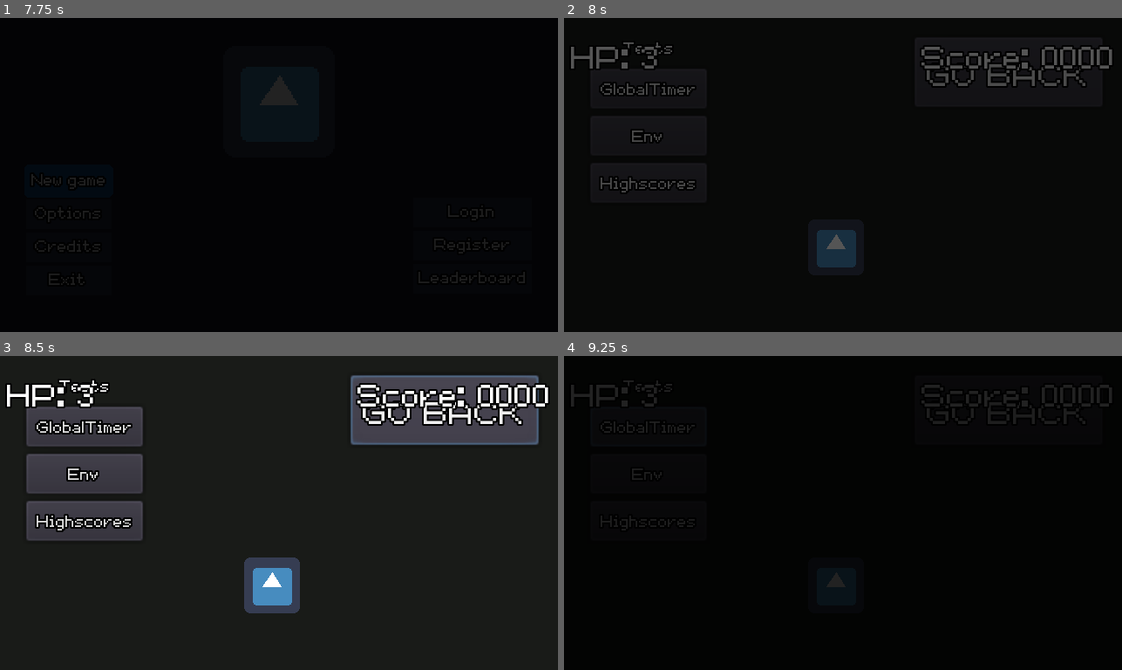
Above: before the commit, frames 1-4 (two rows, left to right).
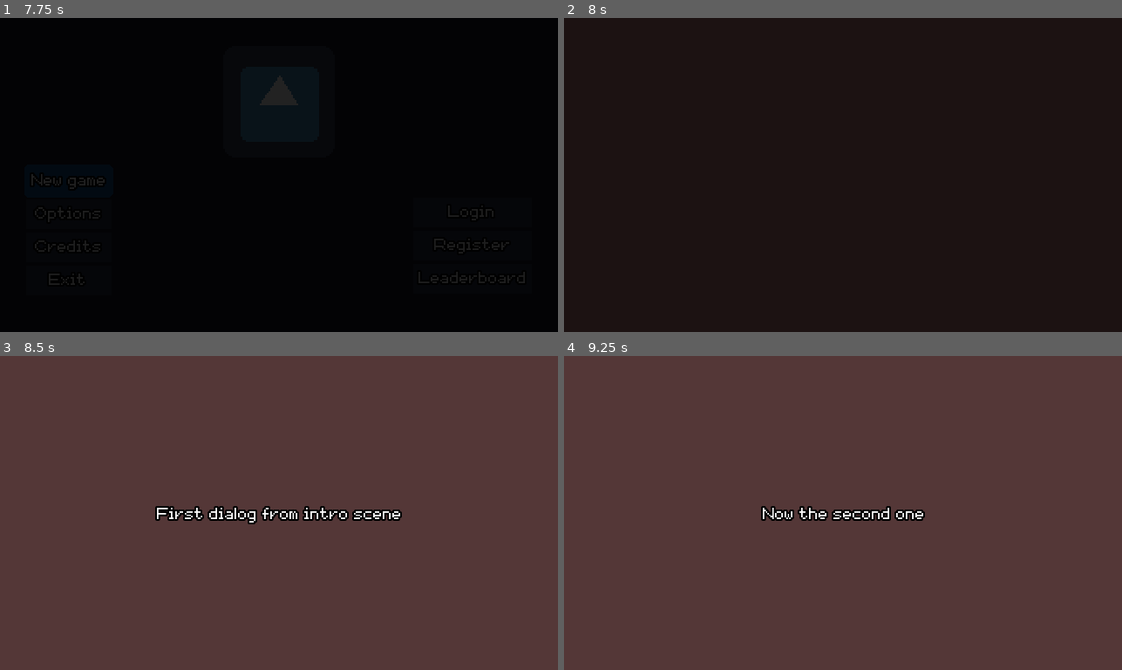
Above: after the commit, the same moments.

Repository: agustinoli/GodotWildJam49
Game: Godot game, scene res://LaunchScene/LaunchScene.tscn
The game is run twice, just before and just after one commit, with the same random seed, the same clock (stepped at 60 frames per second) and the same inputs. The engine's default icon, where the game draws it, is replaced by a stand-in: a white triangle on a blue panel in a dark square. Sound files missing from this copy of the repository are replaced by a short silence.
Inputs (mouse positions are in pixels of both pictures, inside the frame that each line leads up to):
- Up to frame 1 (7.75 s): tap Enter at 0.5, 2 s; move the mouse to (401, 159) at 0.52 s; hold D (Right) 0.53-1.28 s; tap Space (Jump) at 0.77, 1.25, 1.52, 3.02 s; move the mouse to (167, 190) at 1.27 s; hold S (Down) 1.28-2.03 s; move the mouse to (334, 105) at 2.02 s; hold D (Right) 2.03-2.78 s; move the mouse to (251, 237) at 2.77 s; hold W (Up) 2.78-3.5 s; click "Login" at 3.5 s; click (323, 99) at 4.27 s; type "Alex" at 4.35 s; click (323, 162) at 4.5 s; type "12" at 4.58 s; click "Submit" at 5 s; click "Back" at 5.75 s; click "New game" at 6.5 s; click "New game" at 7.25 s
- Up to frame 2 (8 s): no input
- Up to frame 3 (8.5 s): click (446, 409) at 8 s, where only the run before the commit has a clickable "GO BACK"
- Up to frame 4 (9.25 s): click (647, 428) at 8.75 s, where only the run before the commit has a clickable "GlobalTimer"

Frame 1 is identical in both runs. In frame 2, 5.9% of the frame differs, in the area x 0-99%, y 7-80%; in frame 3, 94%; in frame 4, 99%, in the area x 0-100%, y 0-100%.

Commit message:
Intro&Level initial configuration

Diff:
--- /dev/null
+++ b/Intro/Intro.gd
@@ -0,0 +1,27 @@
+extends Node
+
+export (String, FILE, "*.tscn") var next_scene: String
+
+onready var index = 0
+var timer
+
+
+func _ready():
+	timer = GlobalTimer.add_timeout(self, "next_msg", 10, true, false)
+
+
+func _input(event):
+	if event.is_pressed():
+		next_msg()
+
+
+func next_msg():
+	index += 1
+	var trans_key = str("INTRO-", index)
+	var trans_val = tr(trans_key)
+
+	if trans_key == trans_val:
+		GlobalTimer.delete_timeout(timer)
+		Game.emit_signal("ChangeScene",next_scene)
+	else:
+		$Message.text = trans_val
--- /dev/null
+++ b/Intro/Intro.tscn
@@ -0,0 +1,19 @@
+[gd_scene load_steps=2 format=2]
+
+[ext_resource path="res://Intro/Intro.gd" type="Script" id=1]
+
+[node name="Intro" type="Node"]
+script = ExtResource( 1 )
+next_scene = "res://Level/Level.tscn"
+
+[node name="ColorRect" type="ColorRect" parent="."]
+margin_right = 40.0
+margin_bottom = 40.0
+rect_min_size = Vector2( 320, 180 )
+color = Color( 0.329412, 0.215686, 0.215686, 1 )
+
+[node name="Message" type="Label" parent="."]
+margin_right = 320.0
+margin_bottom = 180.0
+align = 1
+valign = 1
--- /dev/null
+++ b/Level/Level.gd
@@ -0,0 +1,4 @@
+extends Node2D
+
+func _ready()->void:
+	pass
--- /dev/null
+++ b/Level/Level.tscn
@@ -0,0 +1,10 @@
+[gd_scene format=2]
+
+[node name="Level" type="Node2D"]
+
+[node name="Label" type="Label" parent="."]
+margin_right = 317.0
+margin_bottom = 181.0
+text = "Congrats, you've won!"
+align = 1
+valign = 1
--- a/Levels/Level.gd
+++ /dev/null
@@ -1,30 +0,0 @@
-extends Node2D
-
-export (String, FILE, "*.tscn") var Next_Scene: String
-
-func _ready()->void:
-	Hud.visible = true
-	PauseMenu.can_show = true
-
-func _on_Button_pressed()->void:
-	PauseMenu.can_show = false
-	Game.emit_signal("ChangeScene", Next_Scene)
-
-func _exit_tree()->void:
-	Hud.visible = false
-	PauseMenu.can_show = false
-
-
-func _on_TestGlobalTimer_pressed():
-	PauseMenu.can_show = false
-	Game.emit_signal("ChangeScene", "res://addons/GameTemplate/Tests/GlobalTimerTest.tscn")
-
-
-func _on_TestEnv_pressed():
-	PauseMenu.can_show = false
-	Game.emit_signal("ChangeScene", "res://addons/GameTemplate/Tests/DotEnvTest.tscn")
-
-
-func _on_TestHighScore_pressed():
-	PauseMenu.can_show = false
-	Game.emit_signal("ChangeScene", "res://addons/silent_wolf/Tests/LeaderboardTest.tscn")
--- a/Levels/TestScene.tscn
+++ /dev/null
@@ -1,76 +0,0 @@
-[gd_scene load_steps=6 format=2]
-
-[ext_resource path="res://Levels/Level.gd" type="Script" id=1]
-[ext_resource path="res://addons/GameTemplate/Assets/Fonts/pixellocale_16.tres" type="DynamicFont" id=2]
-[ext_resource path="res://icon.png" type="Texture" id=3]
-[ext_resource path="res://Levels/player.gd" type="Script" id=4]
-[ext_resource path="res://addons/GameTemplate/GUI/default_theme.tres" type="Theme" id=5]
-
-[node name="Level" type="Node2D"]
-script = ExtResource( 1 )
-Next_Scene = "res://MainMenu/MainMenu.tscn"
-
-[node name="CanvasLayer" type="CanvasLayer" parent="."]
-
-[node name="ColorRect" type="ColorRect" parent="CanvasLayer"]
-anchor_right = 1.0
-anchor_bottom = 1.0
-color = Color( 0.0980392, 0.105882, 0.0941176, 1 )
-
-[node name="Button" type="Button" parent="CanvasLayer"]
-anchor_left = 0.5
-anchor_top = 0.5
-anchor_right = 0.5
-anchor_bottom = 0.5
-margin_left = 41.0
-margin_top = -79.0
-margin_right = 149.0
-margin_bottom = -39.0
-custom_fonts/font = ExtResource( 2 )
-text = "GO BACK"
-
-[node name="Sprite" type="Sprite" parent="CanvasLayer"]
-position = Vector2( 156.129, 131.574 )
-scale = Vector2( 0.5, 0.5 )
-texture = ExtResource( 3 )
-script = ExtResource( 4 )
-
-[node name="VBoxContainer" type="VBoxContainer" parent="CanvasLayer"]
-anchor_left = 0.046
-anchor_top = 0.046
-anchor_right = 0.046
-anchor_bottom = 0.046
-margin_right = 40.0
-margin_bottom = 40.0
-
-[node name="Tests" type="Label" parent="CanvasLayer/VBoxContainer"]
-margin_right = 71.0
-margin_bottom = 18.0
-text = "Tests"
-align = 1
-
-[node name="TestGlobalTimer" type="Button" parent="CanvasLayer/VBoxContainer"]
-margin_top = 22.0
-margin_right = 71.0
-margin_bottom = 46.0
-theme = ExtResource( 5 )
-text = "GlobalTimer"
-
-[node name="TestEnv" type="Button" parent="CanvasLayer/VBoxContainer"]
-margin_top = 50.0
-margin_right = 71.0
-margin_bottom = 74.0
-theme = ExtResource( 5 )
-text = "Env"
-
-[node name="TestHighScore" type="Button" parent="CanvasLayer/VBoxContainer"]
-margin_top = 78.0
-margin_right = 71.0
-margin_bottom = 102.0
-theme = ExtResource( 5 )
-text = "Highscores"
-
-[connection signal="pressed" from="CanvasLayer/Button" to="." method="_on_Button_pressed"]
-[connection signal="pressed" from="CanvasLayer/VBoxContainer/TestGlobalTimer" to="." method="_on_TestGlobalTimer_pressed"]
-[connection signal="pressed" from="CanvasLayer/VBoxContainer/TestEnv" to="." method="_on_TestEnv_pressed"]
-[connection signal="pressed" from="CanvasLayer/VBoxContainer/TestHighScore" to="." method="_on_TestHighScore_pressed"]
--- a/Levels/player.gd
+++ /dev/null
@@ -1,9 +0,0 @@
-extends Sprite
-
-var speed = 2 * 60
-
-func _process(delta):
-	var dir = Vector2.ZERO
-	dir.x = Input.get_action_strength("Right") - Input.get_action_strength("Left")
-	dir.y = Input.get_action_strength("Down") - Input.get_action_strength("Up")
-	translate(dir * speed * delta)
--- a/MainMenu/MainMenu.tscn
+++ b/MainMenu/MainMenu.tscn
@@ -11,7 +11,7 @@
 [node name="MainMenu" type="CanvasLayer"]
 layer = 0
 script = ExtResource( 3 )
-First_Level = "res://Levels/TestScene.tscn"
+First_Level = "res://Intro/Intro.tscn"
 
 [node name="BG" type="Panel" parent="."]
 pause_mode = 2
@@ -30,30 +30,30 @@
 [node name="VBoxMain" type="VBoxContainer" parent="BG/MarginContainer"]
 margin_left = 16.0
 margin_top = 16.0
-margin_right = 624.0
-margin_bottom = 344.0
+margin_right = 304.0
+margin_bottom = 164.0
 size_flags_vertical = 3
 
 [node name="CenterLogo" type="CenterContainer" parent="BG/MarginContainer/VBoxMain"]
-margin_right = 608.0
+margin_right = 288.0
 margin_bottom = 64.0
 
 [node name="Logo" type="TextureRect" parent="BG/MarginContainer/VBoxMain/CenterLogo"]
-margin_left = 272.0
-margin_right = 336.0
+margin_left = 112.0
+margin_right = 176.0
 margin_bottom = 64.0
 texture = ExtResource( 2 )
 
 [node name="HBoxContainer" type="HBoxContainer" parent="BG/MarginContainer/VBoxMain"]
 margin_top = 68.0
-margin_right = 608.0
-margin_bottom = 328.0
+margin_right = 288.0
+margin_bottom = 148.0
 size_flags_horizontal = 3
 size_flags_vertical = 3
 
 [node name="ButtonContainer" type="VBoxContainer" parent="BG/MarginContainer/VBoxMain/HBoxContainer"]
 margin_right = 51.0
-margin_bottom = 260.0
+margin_bottom = 80.0
 size_flags_vertical = 3
 custom_constants/separation = 1
 
@@ -81,8 +81,8 @@
 
 [node name="RightMargin" type="Control" parent="BG/MarginContainer/VBoxMain/HBoxContainer"]
 margin_left = 55.0
-margin_right = 608.0
-margin_bottom = 260.0
+margin_right = 213.0
+margin_bottom = 80.0
 size_flags_horizontal = 3
 size_flags_vertical = 3
 
Not shown, changed: addons/GameTemplate/Localization/Localization.csv
